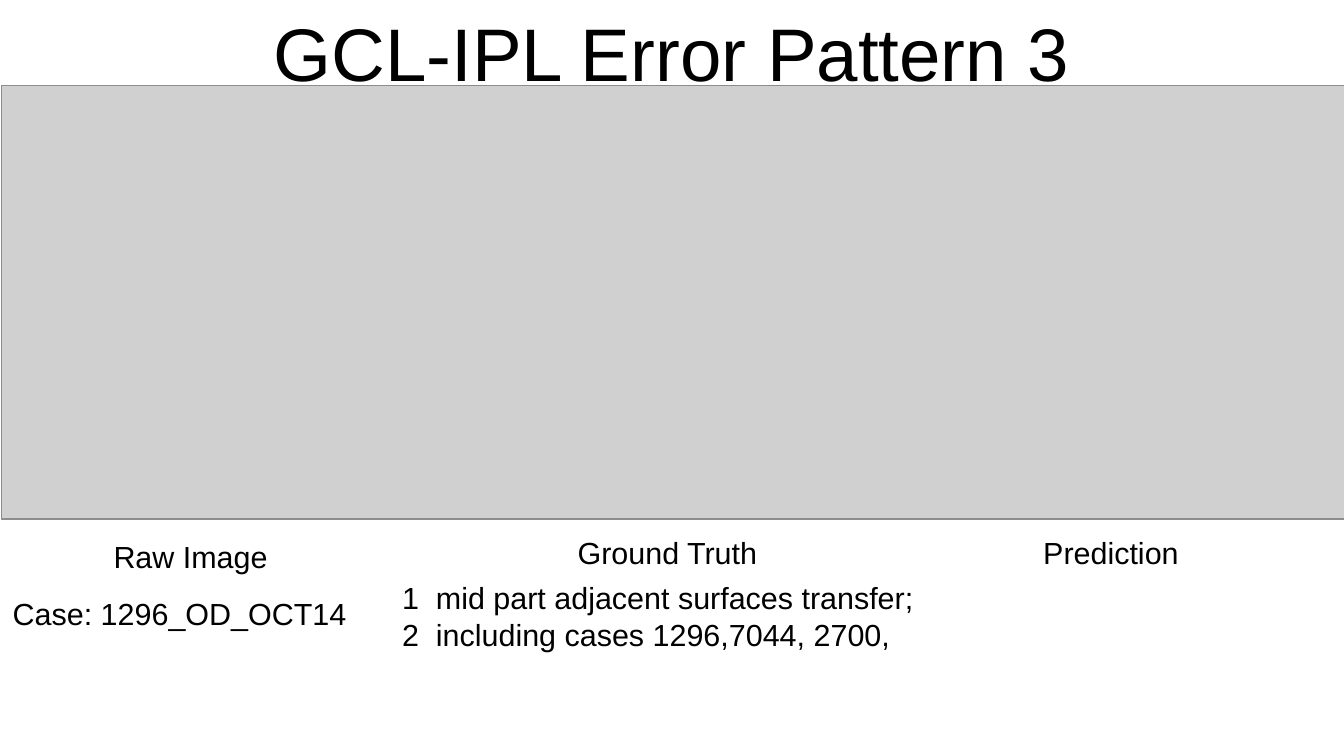
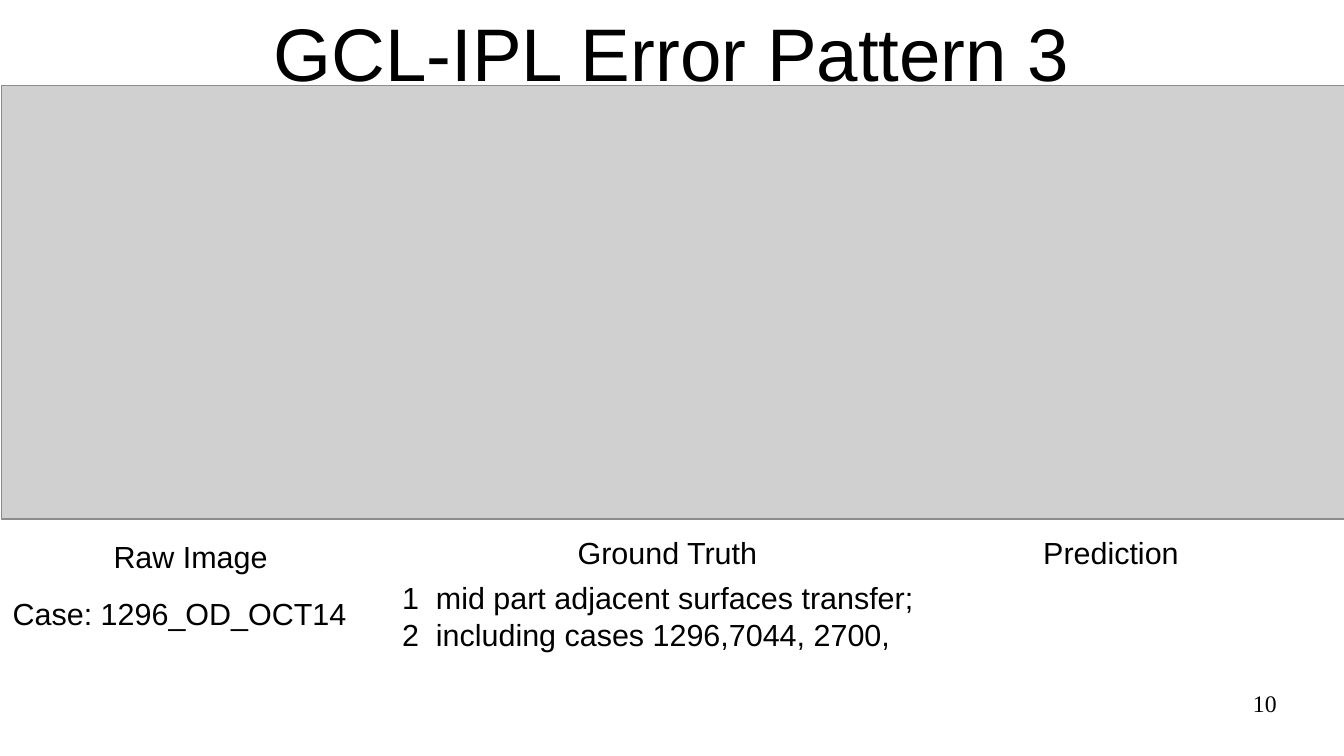
Before and after one commit to Hui-Xie/OvarianCancer, a slide deck: slide 10 of OCTMultiSurfaces/testConfig/expTongren_10Surfaces_allGoodBscans_20200512/10SurfaceExperementReport_20200529.odp. Drawn at 1344x756 pixels with LibreOffice and Linux fonts; fonts in the diff are those of the drawing; grey boxes stand for pictures. Boxes give left, top, right and bottom in pixels: in the first picture for what was removed or moved away, otherwise in the second. Text is boxed around its words. In the diff, an @@ line names an element or a change of style, - is before the commit and + after.

```diff
--- a/OCTMultiSurfaces/testConfig/expTongren_10Surfaces_allGoodBscans_20200512/10SurfaceExperementReport_20200529.odp
+++ b/OCTMultiSurfaces/testConfig/expTongren_10Surfaces_allGoodBscans_20200512/10SurfaceExperementReport_20200529.odp
@@ page number added at [1253, 696, 1277, 713], 14 pt, text #000000 @@
+10
```
Also in this commit, not shown: 9 other slides changed, 2 slides added.
